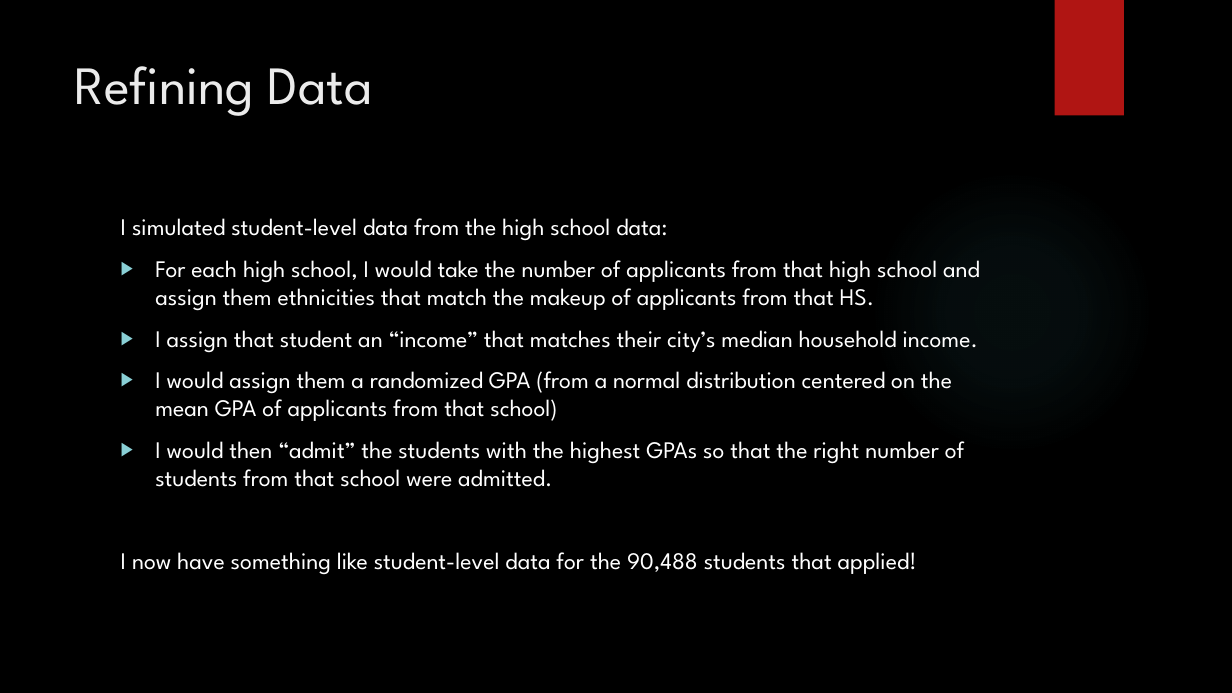
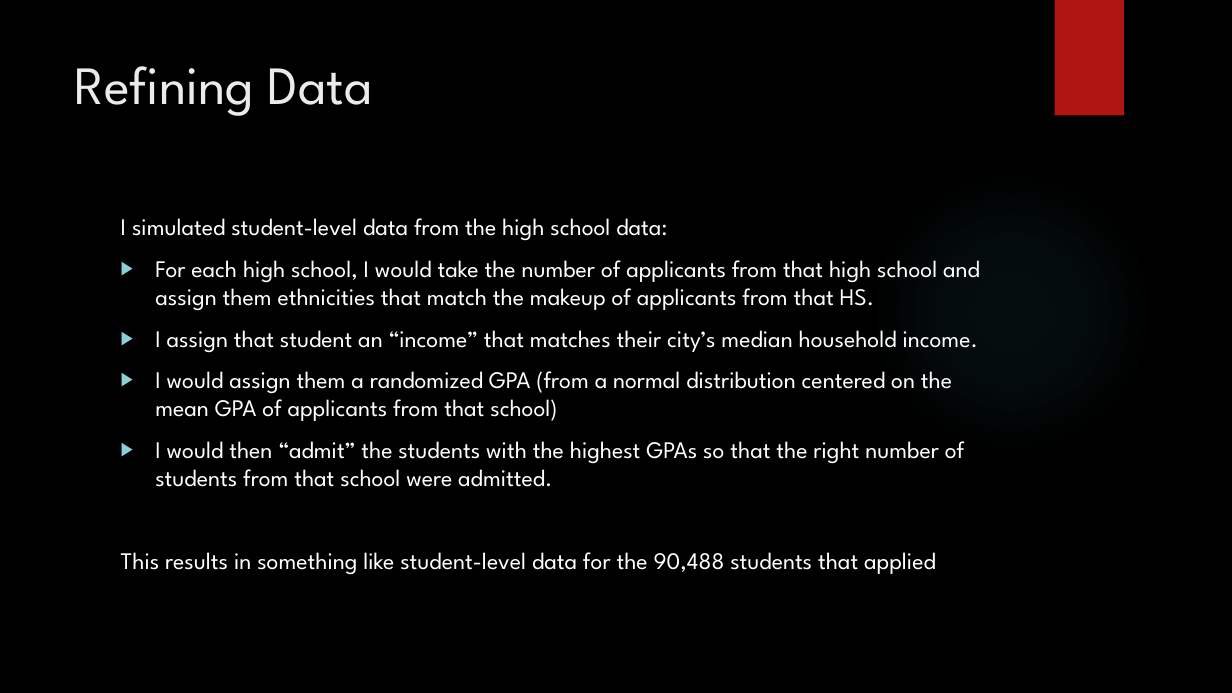
Before and after one commit to bkrakauer/UC-Admissions, a slide deck: slide 7 of UC Admissions.pptx. Drawn at 1232x693 pixels with LibreOffice and Linux fonts; fonts in the diff are those of the drawing; background and template pictures are left out. Boxes give left, top, right and bottom in pixels: in the first picture for what was removed or moved away, otherwise in the second. Text is boxed around its words. In the diff, an @@ line names an element or a change of style, - is before the commit and + after.

```diff
--- a/UC Admissions.pptx
+++ b/UC Admissions.pptx
@@ text at (x1=121, y1=552, x2=936, y2=575): text changed @@
-I now have something like student-level data for the 90,488 students that applied!
+This results in something like student-level data for the 90,488 students that applied
```
Also in this commit, not shown: 3 other slides changed, 1 slide removed.
